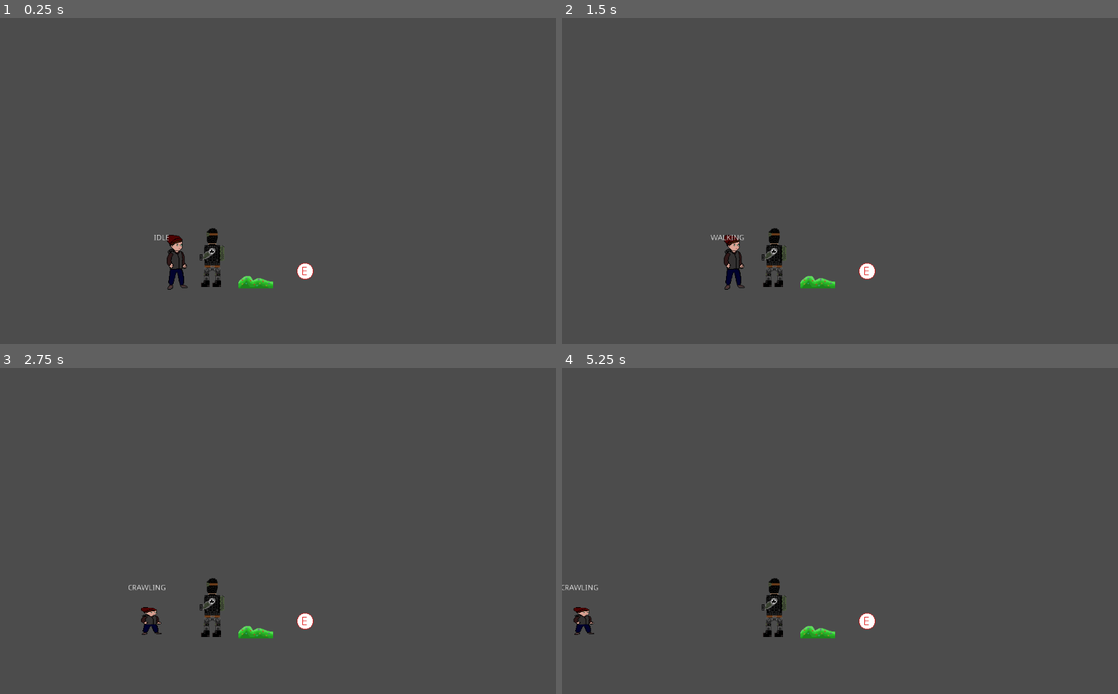
Above: before the commit, frames 1-4 (two rows, left to right).
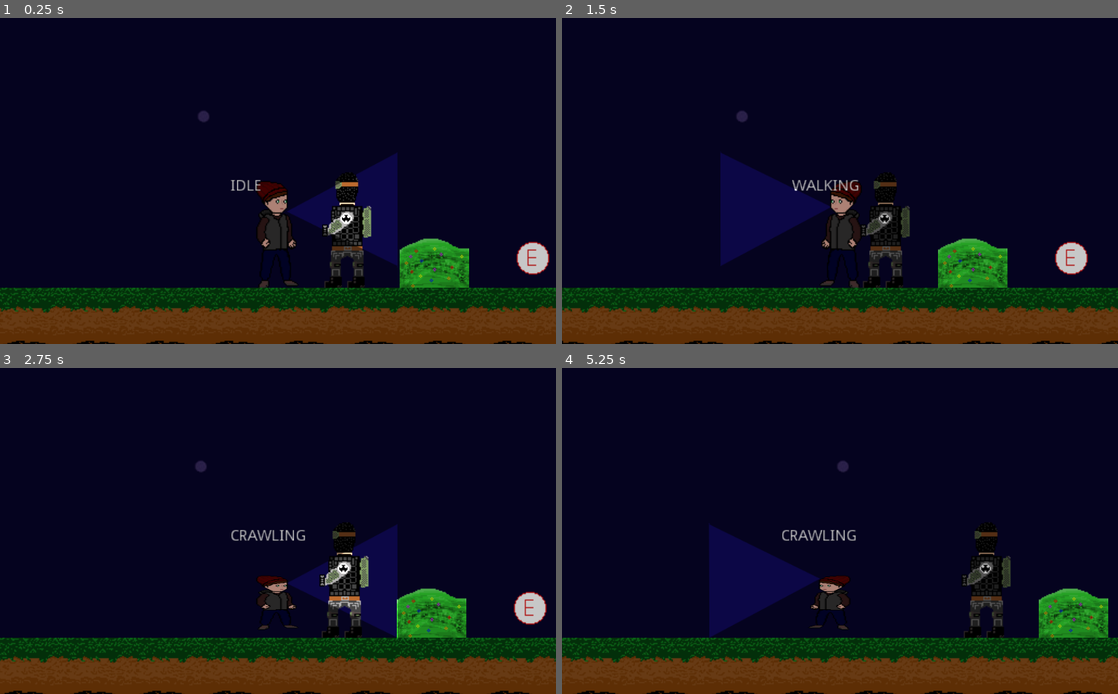
Above: after the commit, the same moments.

Repository: Cpt-Barbosa/Projet-S4-IUT-DIJON
Game: Godot game, scene res://scenes/Zone_2_Entree.tscn
The game is run twice, just before and just after one commit, with the same random seed, the same clock (stepped at 60 frames per second) and the same inputs. Before the commit the project starts from res://scenes/Level.tscn.
Inputs:
- Up to frame 1 (0.25 s): no input
- Up to frame 2 (1.5 s): tap Enter at 0.5 s; hold D (move_right) 0.53-1.28 s; hold Shift (crouch) 0.53-1.28 s; tap E (interact) at 0.8, 1.35 s; hold Q (move_left) from 1.28 s (still down)
- Up to frame 3 (2.75 s): tap F (flashlight, bound only after the commit) at 1.55, 2.1 s; release Q (move_left) at 2.03 s; hold D (move_right) from 2.03 s (still down); hold Shift (crouch) from 2.03 s (still down)
- Up to frame 4 (5.25 s): release Shift (crouch) at 2.78 s; tap Shift (crouch) at 2.85, 4.55 s; tap E (interact) at 3.05, 3.6 s; release D (move_right) at 3.53 s; hold Q (move_left) from 3.53 s (still down); tap F (flashlight, bound only after the commit) at 3.8, 4.35 s; hold Shift (crouch) from 5.03 s (still down)

The runs differ from the first frame. In frame 1, 100% of the frame differs, in the area x 0-100%, y 0-100%; in frame 2, 100%; in frame 3, 99%; in frame 4, 100%.

Commit message:
Ajout niveau caisse
Ajout du niveau de tuto avec le poussage de la caisse. Ajout du bacground et des sprites de sol.

Diff:
--- a/project.godot
+++ b/project.godot
@@ -27,7 +27,7 @@
 [application]
 
 config/name="Placeholder"
-run/main_scene="res://scenes/Level.tscn"
+run/main_scene="res://scenes/Zone_2_Entree.tscn"
 config/icon="res://icon.png"
 
 [display]
@@ -58,6 +58,11 @@
 "events": [ Object(InputEventKey,"resource_local_to_scene":false,"resource_name":"","device":0,"alt":false,"shift":false,"control":false,"meta":false,"command":false,"pressed":false,"scancode":69,"physical_scancode":0,"unicode":0,"echo":false,"script":null)
  ]
 }
+flashlight={
+"deadzone": 0.5,
+"events": [ Object(InputEventKey,"resource_local_to_scene":false,"resource_name":"","device":0,"alt":false,"shift":false,"control":false,"meta":false,"command":false,"pressed":false,"scancode":70,"physical_scancode":0,"unicode":0,"echo":false,"script":null)
+ ]
+}
 
 [physics]
 
--- a/scenes/Level.tscn
+++ /dev/null
@@ -1,74 +0,0 @@
-[gd_scene load_steps=11 format=2]
-
-[ext_resource path="res://scenes/Player.tscn" type="PackedScene" id=1]
-[ext_resource path="res://scenes/ObjetTest.tscn" type="PackedScene" id=2]
-[ext_resource path="res://scenes/ObjetPorte.tscn" type="PackedScene" id=3]
-[ext_resource path="res://sprites/Buisson.png" type="Texture" id=4]
-[ext_resource path="res://sprites/sprite_garde.png" type="Texture" id=5]
-
-[sub_resource type="RectangleShape2D" id=1]
-extents = Vector2( 512.5, 10 )
-
-[sub_resource type="RectangleShape2D" id=2]
-extents = Vector2( 506.75, 10 )
-
-[sub_resource type="RectangleShape2D" id=3]
-extents = Vector2( 107.5, 10 )
-
-[sub_resource type="CapsuleShape2D" id=5]
-radius = 21.0
-height = 66.0
-
-[sub_resource type="CircleShape2D" id=4]
-
-[node name="Level" type="Node2D"]
-
-[node name="ObjetTest" parent="." instance=ExtResource( 2 )]
-position = Vector2( 562, 549 )
-
-[node name="ObjetPorte" parent="." instance=ExtResource( 3 )]
-position = Vector2( 839, 549 )
-
-[node name="Floor" type="StaticBody2D" parent="."]
-
-[node name="CollisionShape2D" type="CollisionShape2D" parent="Floor"]
-position = Vector2( 512.5, 591 )
-shape = SubResource( 1 )
-
-[node name="Wall" type="StaticBody2D" parent="."]
-
-[node name="CollisionShape2D" type="CollisionShape2D" parent="Wall"]
-position = Vector2( 865, 1.25002 )
-rotation = 1.5708
-shape = SubResource( 2 )
-
-[node name="Porte" type="StaticBody2D" parent="."]
-position = Vector2( 868, 472 )
-rotation = 1.5938
-
-[node name="CollisionShape2D" type="CollisionShape2D" parent="Porte"]
-position = Vector2( -1, 0 )
-shape = SubResource( 3 )
-
-[node name="Joueur" parent="." instance=ExtResource( 1 )]
-position = Vector2( 327, 531 )
-g = 98
-
-[node name="GardeEx" type="KinematicBody2D" parent="."]
-position = Vector2( 386, 514 )
-
-[node name="CollisionShape2D" type="CollisionShape2D" parent="GardeEx"]
-position = Vector2( 3, 12 )
-shape = SubResource( 5 )
-
-[node name="Sprite" type="Sprite" parent="GardeEx"]
-texture = ExtResource( 5 )
-
-[node name="BuissonEx" type="Area2D" parent="."]
-position = Vector2( 471, 549 )
-
-[node name="CollisionShape2D" type="CollisionShape2D" parent="BuissonEx"]
-shape = SubResource( 4 )
-
-[node name="Sprite" type="Sprite" parent="BuissonEx"]
-texture = ExtResource( 4 )
--- a/scenes/Player.tscn
+++ b/scenes/Player.tscn
@@ -1,8 +1,11 @@
-[gd_scene load_steps=6 format=2]
+[gd_scene load_steps=9 format=2]
 
-[ext_resource path="res://sprites/joueur-Imo.png" type="Texture" id=1]
+[ext_resource path="res://scripts/ActionStateMachine.gd" type="Script" id=1]
 [ext_resource path="res://scripts/Player.gd" type="Script" id=2]
 [ext_resource path="res://scripts/JoueurSM.gd" type="Script" id=3]
+[ext_resource path="res://sprites/test_lumiere.png" type="Texture" id=4]
+[ext_resource path="res://sprites/light_shadow_background.png" type="Texture" id=5]
+[ext_resource path="res://sprites/Joueur/imo2.png" type="Texture" id=6]
 
 [sub_resource type="CapsuleShape2D" id=1]
 radius = 15.0
@@ -15,8 +18,17 @@
 [node name="Joueur" type="KinematicBody2D"]
 script = ExtResource( 2 )
 
-[node name="StateMachine" type="Node" parent="."]
+[node name="bacground test" type="Sprite" parent="."]
+visible = false
+position = Vector2( 82, 0 )
+scale = Vector2( 1.205, 1 )
+texture = ExtResource( 5 )
+
+[node name="MouvementStateMachine" type="Node" parent="."]
 script = ExtResource( 3 )
+
+[node name="ActionStateMachine" type="Node" parent="."]
+script = ExtResource( 1 )
 
 [node name="HitboxDebout" type="CollisionShape2D" parent="."]
 position = Vector2( 0, -1 )
@@ -27,8 +39,21 @@
 shape = SubResource( 2 )
 disabled = true
 
+[node name="Camera2D" type="Camera2D" parent="."]
+position = Vector2( 0, -50 )
+current = true
+zoom = Vector2( 0.5, 0.5 )
+limit_left = 0
+
+[node name="Lampe" type="Light2D" parent="."]
+position = Vector2( 60, -24 )
+scale = Vector2( 0.426424, 1.06906 )
+texture = ExtResource( 4 )
+texture_scale = 0.5
+shadow_enabled = true
+
 [node name="Sprite" type="Sprite" parent="."]
-texture = ExtResource( 1 )
+texture = ExtResource( 6 )
 
 [node name="AffEtat" type="RichTextLabel" parent="."]
 margin_left = -44.0
@@ -38,8 +63,3 @@
 __meta__ = {
 "_edit_use_anchors_": false
 }
-
-[node name="Camera2D" type="Camera2D" parent="."]
-position = Vector2( 0, -150 )
-current = true
-limit_left = 0
--- /dev/null
+++ b/scenes/Zone-Caisse-tuto.tscn
@@ -0,0 +1,26 @@
+[gd_scene load_steps=3 format=2]
+
+[ext_resource path="res://scripts/Zone-Caisse-tuto.gd" type="Script" id=1]
+
+[sub_resource type="CircleShape2D" id=1]
+radius = 18.0
+
+[node name="changement-Caisse-tuto" type="Area2D"]
+script = ExtResource( 1 )
+
+[node name="CollisionObjet" type="CollisionShape2D" parent="."]
+shape = SubResource( 1 )
+
+[node name="Sprite" type="Sprite" parent="."]
+
+[node name="Texte" type="RichTextLabel" parent="."]
+margin_left = -3.0
+margin_top = -38.0
+margin_right = 37.0
+margin_bottom = 2.0
+__meta__ = {
+"_edit_use_anchors_": false
+}
+
+[connection signal="body_entered" from="." to="." method="_on_body_entered"]
+[connection signal="body_exited" from="." to="." method="_on_body_exited"]
--- /dev/null
+++ b/scenes/Zone_1_Dehors.tscn
@@ -0,0 +1,123 @@
+[gd_scene load_steps=12 format=2]
+
+[ext_resource path="res://sprites/Niveau/Caisse1.png" type="Texture" id=1]
+[ext_resource path="res://scenes/Zone-Caisse-tuto.tscn" type="PackedScene" id=2]
+[ext_resource path="res://scenes/Player.tscn" type="PackedScene" id=3]
+[ext_resource path="res://scenes/interractioncaisse.tscn" type="PackedScene" id=4]
+[ext_resource path="res://sprites/Niveau/sol0.png" type="Texture" id=5]
+[ext_resource path="res://sprites/Niveau/Arbre_1.png" type="Texture" id=6]
+
+[sub_resource type="Animation" id=2]
+length = 0.001
+tracks/0/type = "value"
+tracks/0/path = NodePath(".:position")
+tracks/0/interp = 1
+tracks/0/loop_wrap = true
+tracks/0/imported = false
+tracks/0/enabled = true
+tracks/0/keys = {
+"times": PoolRealArray( 0 ),
+"transitions": PoolRealArray( 1 ),
+"update": 0,
+"values": [ Vector2( 306, 544 ) ]
+}
+
+[sub_resource type="Animation" id=3]
+resource_name = "déplacement"
+tracks/0/type = "value"
+tracks/0/path = NodePath(".:position")
+tracks/0/interp = 1
+tracks/0/loop_wrap = true
+tracks/0/imported = false
+tracks/0/enabled = true
+tracks/0/keys = {
+"times": PoolRealArray( 0, 1 ),
+"transitions": PoolRealArray( 1, 1 ),
+"update": 0,
+"values": [ Vector2( 306, 544 ), Vector2( 390, 544 ) ]
+}
+
+[sub_resource type="RectangleShape2D" id=5]
+extents = Vector2( 32, 32 )
+
+[sub_resource type="ConvexPolygonShape2D" id=6]
+points = PoolVector2Array( 0, 0, 64, 0, 64, 64, 0, 64 )
+
+[sub_resource type="TileSet" id=7]
+0/name = "sol0.png 0"
+0/texture = ExtResource( 5 )
+0/tex_offset = Vector2( 0, 0 )
+0/modulate = Color( 1, 1, 1, 1 )
+0/region = Rect2( 0, 0, 64, 64 )
+0/tile_mode = 0
+0/occluder_offset = Vector2( 0, 0 )
+0/navigation_offset = Vector2( 0, 0 )
+0/shape_offset = Vector2( 0, 0 )
+0/shape_transform = Transform2D( 1, 0, 0, 1, 0, 0 )
+0/shape = SubResource( 6 )
+0/shape_one_way = false
+0/shape_one_way_margin = 1.0
+0/shapes = [ {
+"autotile_coord": Vector2( 0, 0 ),
+"one_way": false,
+"one_way_margin": 1.0,
+"shape": SubResource( 6 ),
+"shape_transform": Transform2D( 1, 0, 0, 1, 0, 0 )
+} ]
+0/z_index = 0
+
+[node name="tuto_caisse" type="Node2D"]
+
+[node name="Sprite" type="Sprite" parent="."]
+position = Vector2( 448, 443 )
+texture = ExtResource( 6 )
+
+[node name="Sprite2" type="Sprite" parent="."]
+position = Vector2( 310, 443 )
+texture = ExtResource( 6 )
+
+[node name="Sprite3" type="Sprite" parent="."]
+position = Vector2( 886, 440 )
+texture = ExtResource( 6 )
+
+[node name="Sprite4" type="Sprite" parent="."]
+position = Vector2( 586, 449 )
+texture = ExtResource( 6 )
+
+[node name="Sprite5" type="Sprite" parent="."]
+position = Vector2( 183, 441 )
+texture = ExtResource( 6 )
+
+[node name="Sprite6" type="Sprite" parent="."]
+position = Vector2( 738, 446 )
+texture = ExtResource( 6 )
+
+[node name="Joueur" parent="." instance=ExtResource( 3 )]
+position = Vector2( 119, 527 )
+run_speed = 100
+crawl_speed = 50
+
+[node name="changement-Caisse-tuto" parent="." instance=ExtResource( 2 )]
+position = Vector2( 306, 546 )
+
+[node name="caisse" type="StaticBody2D" parent="."]
+position = Vector2( 306, 544 )
+
+[node name="déplacement" type="AnimationPlayer" parent="caisse"]
+anims/RESET = SubResource( 2 )
+"anims/déplacement" = SubResource( 3 )
+
+[node name="CollisionShape2D" type="CollisionShape2D" parent="caisse"]
+shape = SubResource( 5 )
+
+[node name="interractioncaisse" parent="caisse" instance=ExtResource( 4 )]
+position = Vector2( 1, 6 )
+
+[node name="Icon" type="Sprite" parent="caisse"]
+position = Vector2( -1, 0 )
+texture = ExtResource( 1 )
+
+[node name="sol2" type="TileMap" parent="."]
+tile_set = SubResource( 7 )
+format = 1
+tile_data = PoolIntArray( 589824, 0, 0, 589825, 0, 0, 589826, 0, 0, 589827, 0, 0, 589828, 0, 0, 589829, 0, 0, 589830, 0, 0, 589831, 0, 0, 589832, 0, 0, 589833, 0, 0, 589834, 0, 0, 589835, 0, 0, 589836, 0, 0, 589837, 0, 0, 589838, 0, 0, 589839, 0, 0 )
--- /dev/null
+++ b/scenes/Zone_2_Entree.tscn
@@ -0,0 +1,147 @@
+[gd_scene load_steps=20 format=2]
+
+[ext_resource path="res://sprites/Niveau/sol0.png" type="Texture" id=1]
+[ext_resource path="res://sprites/Niveau/fond-etoiles.png" type="Texture" id=2]
+[ext_resource path="res://sprites/Niveau/Lampadaire.png" type="Texture" id=3]
+[ext_resource path="res://sprites/Niveau/Buisson2.png" type="Texture" id=4]
+[ext_resource path="res://sprites/sprite_garde.png" type="Texture" id=5]
+[ext_resource path="res://sprites/Niveau/fond-couleur.png" type="Texture" id=6]
+[ext_resource path="res://scenes/Player.tscn" type="PackedScene" id=7]
+[ext_resource path="res://scenes/ObjetTest.tscn" type="PackedScene" id=8]
+[ext_resource path="res://scenes/ObjetPorte.tscn" type="PackedScene" id=9]
+[ext_resource path="res://scripts/TestGarde.gd" type="Script" id=10]
+
+[sub_resource type="RectangleShape2D" id=2]
+extents = Vector2( 506.75, 10 )
+
+[sub_resource type="RectangleShape2D" id=3]
+extents = Vector2( 107.5, 10 )
+
+[sub_resource type="CapsuleShape2D" id=5]
+radius = 21.0
+height = 66.0
+
+[sub_resource type="CircleShape2D" id=4]
+radius = 40.05
+
+[sub_resource type="ConvexPolygonShape2D" id=6]
+points = PoolVector2Array( 0, 0, 64, 0, 64, 64, 0, 64 )
+
+[sub_resource type="TileSet" id=7]
+0/name = "sol0.png 0"
+0/texture = ExtResource( 1 )
+0/tex_offset = Vector2( 0, 0 )
+0/modulate = Color( 1, 1, 1, 1 )
+0/region = Rect2( 0, 0, 64, 64 )
+0/tile_mode = 0
+0/occluder_offset = Vector2( 0, 0 )
+0/navigation_offset = Vector2( 0, 0 )
+0/shape_offset = Vector2( 0, 0 )
+0/shape_transform = Transform2D( 1, 0, 0, 1, 0, 0 )
+0/shape = SubResource( 6 )
+0/shape_one_way = false
+0/shape_one_way_margin = 1.0
+0/shapes = [ {
+"autotile_coord": Vector2( 0, 0 ),
+"one_way": false,
+"one_way_margin": 1.0,
+"shape": SubResource( 6 ),
+"shape_transform": Transform2D( 1, 0, 0, 1, 0, 0 )
+} ]
+0/z_index = 0
+
+[sub_resource type="AtlasTexture" id=8]
+flags = 4
+atlas = ExtResource( 3 )
+region = Rect2( 0, 0, 128, 256 )
+
+[sub_resource type="AtlasTexture" id=9]
+flags = 4
+atlas = ExtResource( 3 )
+region = Rect2( 128, 0, 128, 256 )
+
+[sub_resource type="SpriteFrames" id=10]
+animations = [ {
+"frames": [ SubResource( 8 ), SubResource( 9 ) ],
+"loop": true,
+"name": "default",
+"speed": 5.0
+} ]
+
+[node name="Level" type="Node2D"]
+
+[node name="background" type="Sprite" parent="."]
+position = Vector2( 513, 313.5 )
+scale = Vector2( 1.31, 1.095 )
+texture = ExtResource( 6 )
+
+[node name="Ambience" type="CanvasModulate" parent="."]
+z_index = -1
+color = Color( 0.784314, 0.784314, 0.784314, 1 )
+
+[node name="ObjetTest" parent="." instance=ExtResource( 8 )]
+position = Vector2( 562, 549 )
+
+[node name="ObjetPorte" parent="." instance=ExtResource( 9 )]
+position = Vector2( 839, 549 )
+
+[node name="Wall" type="StaticBody2D" parent="."]
+
+[node name="CollisionShape2D" type="CollisionShape2D" parent="Wall"]
+position = Vector2( 865, 1.25002 )
+rotation = 1.5708
+shape = SubResource( 2 )
+
+[node name="Porte" type="StaticBody2D" parent="."]
+position = Vector2( 868, 472 )
+rotation = 1.5938
+
+[node name="CollisionShape2D" type="CollisionShape2D" parent="Porte"]
+position = Vector2( -1, 0 )
+shape = SubResource( 3 )
+
+[node name="Joueur" parent="." instance=ExtResource( 7 )]
+position = Vector2( 327, 531 )
+run_speed = 100
+crawl_speed = 50
+g = 98
+
+[node name="GardeEx" type="KinematicBody2D" parent="."]
+position = Vector2( 386, 514 )
+script = ExtResource( 10 )
+
+[node name="CollisionShape2D" type="CollisionShape2D" parent="GardeEx"]
+position = Vector2( 3, 12 )
+shape = SubResource( 5 )
+disabled = true
+
+[node name="Sprite" type="Sprite" parent="GardeEx"]
+texture = ExtResource( 5 )
+
+[node name="BuissonEx" type="Area2D" parent="."]
+position = Vector2( 471, 549 )
+
+[node name="CollisionShape2D" type="CollisionShape2D" parent="BuissonEx"]
+shape = SubResource( 4 )
+
+[node name="Sprite" type="Sprite" parent="BuissonEx"]
+texture = ExtResource( 4 )
+
+[node name="etoile" type="Sprite" parent="."]
+position = Vector2( 259, 419 )
+texture = ExtResource( 2 )
+
+[node name="sol" type="TileMap" parent="."]
+tile_set = SubResource( 7 )
+format = 1
+tile_data = PoolIntArray( 589824, 0, 0, 589825, 0, 0, 589826, 0, 0, 589827, 0, 0, 589828, 0, 0, 589829, 0, 0, 589830, 0, 0, 589831, 0, 0, 589832, 0, 0, 589833, 0, 0, 589834, 0, 0, 589835, 0, 0, 589836, 0, 0, 589837, 0, 0, 589838, 0, 0, 589839, 0, 0 )
+
+[node name="Lampadaire" type="AnimatedSprite" parent="."]
+position = Vector2( 712, 448 )
+frames = SubResource( 10 )
+frame = 1
+speed_scale = 0.2
+playing = true
+
+[connection signal="body_entered" from="BuissonEx" to="Joueur" method="can_hide"]
+[connection signal="body_exited" from="BuissonEx" to="Joueur" method="cannot_hide"]
--- /dev/null
+++ b/scenes/interractioncaisse.tscn
@@ -0,0 +1,27 @@
+[gd_scene load_steps=3 format=2]
+
+[ext_resource path="res://scripts/interaction.gd" type="Script" id=1]
+
+[sub_resource type="RectangleShape2D" id=1]
+extents = Vector2( 57, 32 )
+
+[node name="interractioncaisse" type="Area2D"]
+script = ExtResource( 1 )
+
+[node name="CollisionObjet" type="CollisionShape2D" parent="."]
+position = Vector2( 0, -6 )
+shape = SubResource( 1 )
+
+[node name="Sprite" type="Sprite" parent="."]
+
+[node name="Texte" type="RichTextLabel" parent="."]
+margin_left = -19.0
+margin_top = -78.0
+margin_right = 21.0
+margin_bottom = -38.0
+__meta__ = {
+"_edit_use_anchors_": false
+}
+
+[connection signal="body_entered" from="." to="." method="_on_body_entered"]
+[connection signal="body_exited" from="." to="." method="_on_body_exited"]
--- /dev/null
+++ b/scripts/ActionStateMachine.gd
@@ -0,0 +1,29 @@
+extends StateMachine
+
+onready var sprite = parent.get_node("Sprite")
+# Called when the node enters the scene tree for the first time.
+func _ready():
+	add_state("none")
+	add_state("hidden")
+	call_deferred("set_state",states.none)
+
+func get_transition(delta):
+	match state:
+		states.none:
+			if Input.is_action_pressed("crouch") && parent.can_hide:
+				return states.hidden
+		states.hidden:
+			if !Input.is_action_pressed("crouch") || !parent.can_hide:
+				return states.none
+
+func enter_state(new_state, old_state):
+	match new_state:
+		states.none:
+			#change la couleur pour la remettre par défaut et décache le joueur
+			sprite.modulate = Color(1,1,1)
+			parent.hidden=false
+		states.hidden:
+			#change la coloration du sprite pour qu'il soit moins visible (indication pour le joueur qu'il est caché)
+			#si le joueur est caché (dans un buisson)
+			sprite.modulate = Color(0.2,0.2,0.2)
+			parent.hidden=true
--- a/scripts/JoueurSM.gd
+++ b/scripts/JoueurSM.gd
@@ -1,6 +1,7 @@
 extends StateMachine
 
-onready var affEtat = get_parent().get_node("AffEtat")
+onready var affEtat = parent.get_node("AffEtat")
+onready var sprite = parent.get_node("Sprite")
 # Called when the node enters the scene tree for the first time.
 func _ready():
 	add_state("idle")
@@ -16,7 +17,7 @@
 func state_logic(delta):
 	#ici parent est le joueur
 
-	parent.handle_move_input()
+	parent.get_input()
 	parent.apply_gravity(delta)
 	if[states.idle, states.walking].has(state):
 		parent.apply_movement(parent.run_speed)
@@ -28,14 +29,16 @@
 func get_transition(delta):
 	match state:
 		states.idle:
-			if parent.velocity.x !=0:
+			#valeur à modifier si jamais on modifie la vitesse
+			if abs(parent.velocity.x) >=0.1:
 				return states.walking
 			elif Input.is_action_just_pressed("interact"):
 				return states.interacting
 			elif Input.is_action_pressed("crouch"):
 				return states.crouching
 		states.walking:
-			if parent.velocity.x ==0:
+			#valeur à modfifier si jamais on modifier la vitesse
+			if abs(parent.velocity.x) <=0.1:
 				return states.idle
 			elif Input.is_action_just_pressed("interact"):
 				return states.interacting
@@ -49,12 +52,12 @@
 		states.crouching:
 			if !Input.is_action_pressed("crouch") && parent.can_stand():
 				return states.idle
-			elif parent.velocity.x !=0:
+			elif abs(parent.velocity.x) >=0.1:
 				return states.crawling
 		states.crawling:
 			if !Input.is_action_pressed("crouch") && parent.can_stand():
 				return states.walking
-			elif parent.velocity.x ==0:
+			elif abs(parent.velocity.x) <=0.1:
 				return states.crouching
 	return null
 
@@ -67,10 +70,8 @@
 		states.idle:
 			#plus tard on aura ici les animations du persos
 			affEtat.text="IDLE"
-
 		states.walking:
 			affEtat.text="WALKING"
-
 		states.interacting:
 			affEtat.text="INTERACTING"
 
--- a/scripts/Player.gd
+++ b/scripts/Player.gd
@@ -7,12 +7,16 @@
 #récupère la valeur par défaut de la gravité
 export (int) var g = 4500
 
+var can_hide = false
+var hidden=false
 var velocity = Vector2.ZERO
 #-1 si on va à gauche +1 si à droite
 var horizontal_direction=0
 
 onready var standing_collision = $HitboxDebout
 onready var crouching_collision = $HitboxAccr
+onready var flashlight = $Lampe
+onready var sprite = $Sprite
 
 func _ready():
 	pass # Replace with function body.
@@ -24,21 +28,38 @@
 func apply_gravity(delta):
 	velocity.y += g*delta
 
-func handle_move_input():
+
+func get_input():
 	horizontal_direction=0
 	if Input.is_action_pressed("move_left"):
 		horizontal_direction = -1.0
 
 	if Input.is_action_pressed("move_right"):
 		horizontal_direction = 1.0
+	#pour les faires les tests si jamais on change de vitesse
+	#print(velocity.x)
+	if Input.is_action_just_pressed("move_left"):
+		sprite.set_flip_h( true)
+		flashlight.rotation= deg2rad(180)
+		flashlight.position=Vector2(-60,flashlight.position.y)
 
+	if Input.is_action_just_pressed("move_right"):
+		sprite.set_flip_h( false)
+		flashlight.rotation= deg2rad(0)
+		flashlight.position=Vector2(60,flashlight.position.y)
+
+	if Input.is_action_just_pressed("flashlight"):
+		if flashlight.is_enabled():
+			flashlight.set_enabled(false)
+		else:
+			flashlight.set_enabled(true)
 
 #fonction a appeler quand le joueur VA s'accroupir
 func on_crouch():
 	#à supprimer plus tard c'est pour avoir une idée visuelle
-	var sprite = get_node("Sprite")
 	sprite.scale = Vector2(1,0.5)
 	sprite.offset = Vector2(0,32)
+	flashlight.position.y+=20
 
 	standing_collision.disabled=true
 	crouching_collision.disabled=false
@@ -46,9 +67,9 @@
 #quand le joueur VA se lever
 func on_stand():
 	#à supprimer plus tard c'est pour avoir une idée visuelle
-	var sprite = get_node("Sprite")
 	sprite.scale = Vector2(1,1)
 	sprite.offset = Vector2(0,0)
+	flashlight.position.y-=20
 
 	standing_collision.disabled=false
 	crouching_collision.disabled=true
@@ -85,3 +106,11 @@
 	#si les résultats sont vides le joueur ne collisionnerais avec rien si il se levait donc on renvoie true
 	#sinon si la liste n'est pas vide cela veut dire que l'on collisionnerait avec quelque chose donc on ne peut pas se lever
 	return results.size()==0
+
+func can_hide(body):
+	if body.name=="Joueur":
+		can_hide=true
+
+func cannot_hide(body):
+	if body.name=="Joueur":
+		can_hide=false
--- /dev/null
+++ b/scripts/TestGarde.gd
@@ -0,0 +1,10 @@
+extends KinematicBody2D
+
+
+# Called when the node enters the scene tree for the first time.
+func _ready():
+	pass # Replace with function body.
+
+
+func _physics_process(delta):
+	pass
--- /dev/null
+++ b/scripts/Zone-Caisse-tuto.gd
@@ -0,0 +1,4 @@
+extends ObjetInteractible
+
+func is_interacted():
+	get_tree().change_scene("res://scenes/Zone_2_Entree.tscn")
--- /dev/null
+++ b/scripts/interaction.gd
@@ -0,0 +1,9 @@
+extends ObjetInteractible
+
+var has_push = false
+
+func is_interacted():
+	print("push")
+	if(!has_push):
+		has_push = true
+		get_parent().get_node("déplacement").play("déplacement")
Binary file added: sprites/Joueur/deplacement1.png
Not shown, added: sprites/Joueur/deplacement1.png.import
Binary file added: sprites/Joueur/deplacement2.png
Not shown, added: sprites/Joueur/deplacement2.png.import
Not shown, added: sprites/Joueur/deplacement3 (1).png.import
Binary file added: sprites/Joueur/deplacement3.png
Not shown, added: sprites/Joueur/deplacement3.png.import
Binary file added: sprites/Joueur/deplacement4.png
Not shown, added: sprites/Joueur/deplacement4.png.import
Binary file added: sprites/Joueur/imo1.png
Not shown, added: sprites/Joueur/imo1.png.import
Binary file added: sprites/Joueur/imo2.png
(and 29 more such lines)
